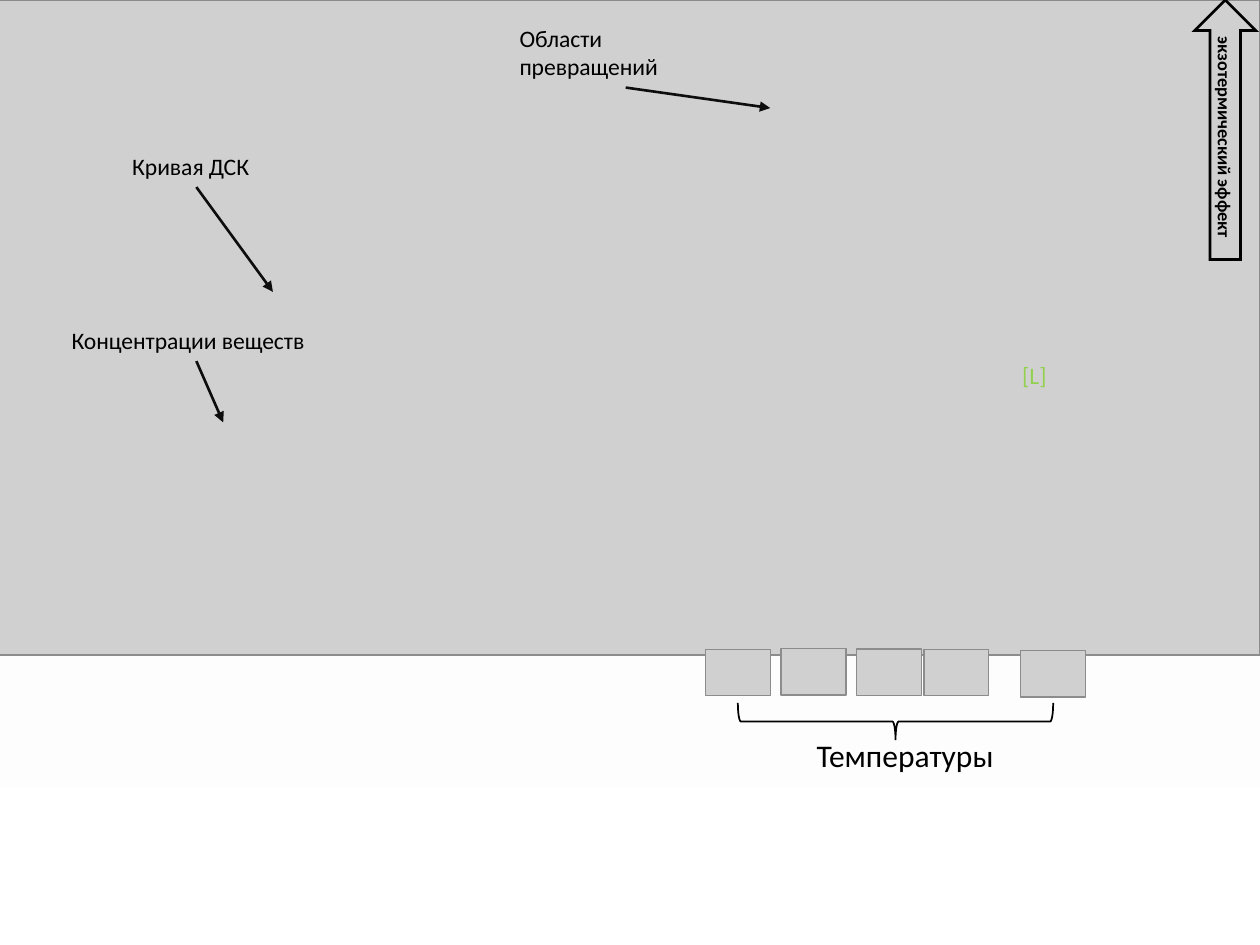
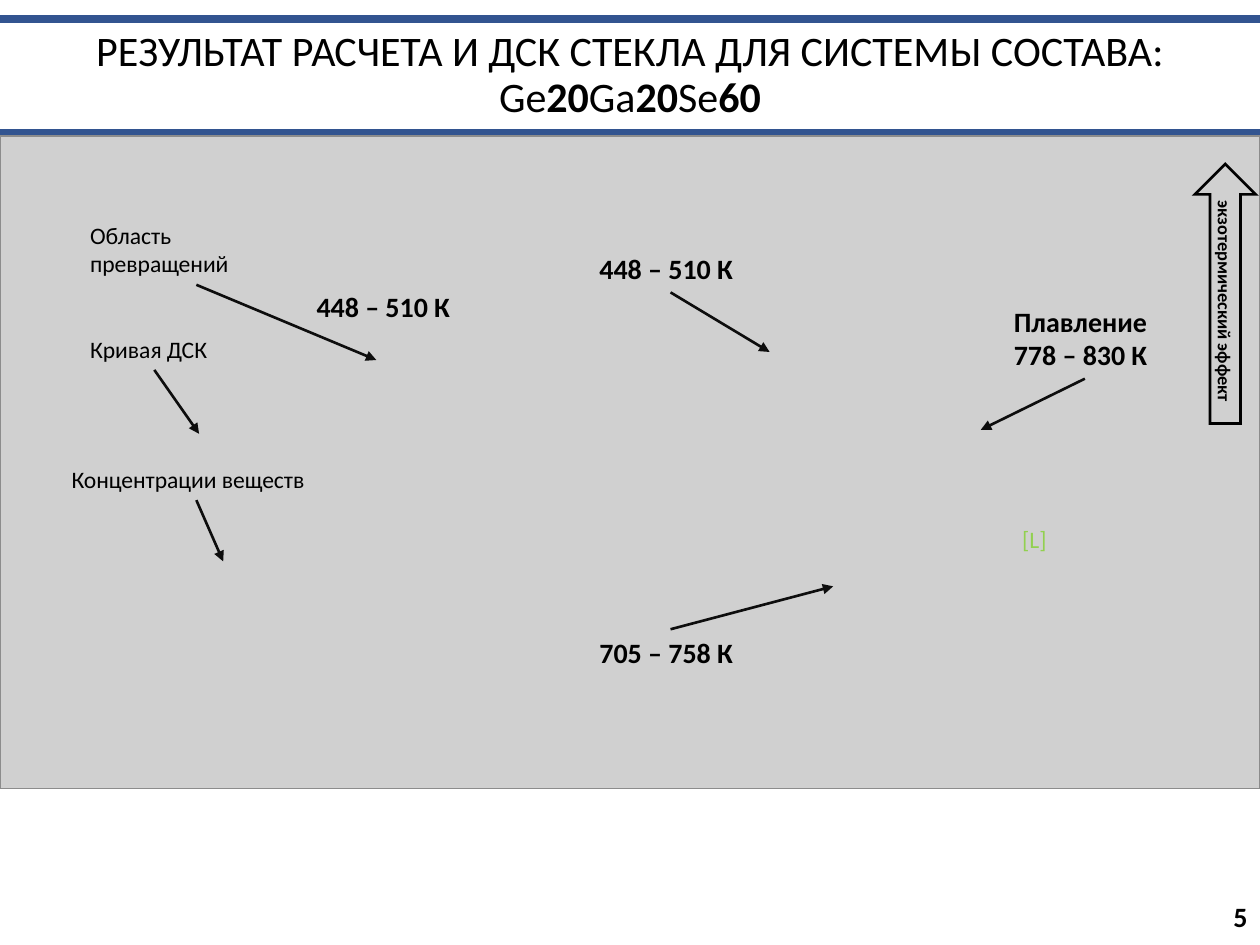
Before and after one commit to EnglishBeach/glass, a slide deck: slide 5 of Презентация.pptx (slide 4 before the commit). Drawn at 1260x945 pixels with LibreOffice and Linux fonts; fonts in the diff are those of the drawing; grey boxes stand for pictures. Boxes give left, top, right and bottom in pixels: in the first picture for what was removed or moved away, otherwise in the second. Text is boxed around its words. In the diff, an @@ line names an element or a change of style, - is before the commit and + after.

```diff
--- a/Презентация.pptx
+++ b/Презентация.pptx
@@ background gradient #FFFFFF to #FBFBFB to #D1D1D1 to #FFFFFF @@
@@ rectangle added at (0,19,1260,132), outline #325491 4.5 pt @@
@@ title added at (96,38,1164,113), 24 pt, text #000000 @@
+РЕЗУЛЬТАТ РАСЧЕТА И ДСК СТЕКЛА ДЛЯ СИСТЕМЫ СОСТАВА: Ge20Ga20Se60
@@ picture: place and size @@
-picture at (0,0,1260,655)
+picture at (0,136,1260,789)
@@ up arrow "экзотермический эффект": place and size @@
-up arrow "экзотермический эффект" at (1194,0,1255,260)
+up arrow "экзотермический эффект" at (1194,164,1255,423)
@@ text at (90,228,228,276): text changed @@
-Области превращений
+Область превращений
@@ text added at (599,259,733,279), 16 pt, text #000000, bold @@
+448 – 510 К
@@ arrow moved from (626, 88) - (770, 108) to (197, 285) - (377, 360) @@
@@ text added at (317,297,450,317), 16 pt, text #000000, bold @@
+448 – 510 К
@@ arrow added from (670, 292) to (770, 352), #0D0D0D 1.5 pt @@
@@ text "Кривая ДСК": place and size @@
-text "Кривая ДСК" at (132,159,249,179)
+text "Кривая ДСК" at (90,342,207,362)
@@ text added at (1014,314,1147,365), 16 pt, text #000000, bold @@
+Плавление
+778 – 830 К
@@ arrow moved from (197, 186) - (273, 292) to (155, 370) - (199, 433) @@
@@ arrow added from (1085, 379) to (980, 430), #0D0D0D 1.5 pt @@
@@ text "Концентрации веществ": place and size @@
-text "Концентрации веществ" at (72,334,304,353)
+text "Концентрации веществ" at (72,473,304,492)
@@ arrow moved from (197, 362) - (223, 422) to (197, 500) - (223, 562) @@
@@ text "[L]": place and size @@
-text "[L]" at (1022,367,1046,387)
+text "[L]" at (1022,531,1046,551)
@@ arrow added from (670, 629) to (833, 586), #0D0D0D 1.5 pt @@
@@ text added at (599,643,733,663), 16 pt, text #000000, bold @@
+705 – 758 К
@@ picture removed at (706,649,771,696) @@
@@ picture removed at (781,649,847,696) @@
@@ picture removed at (857,649,922,696) @@
@@ picture removed at (924,649,989,696) @@
@@ picture removed at (1021,651,1086,698) @@
@@ right brace removed at (738,702,1053,739) @@
@@ text removed at (817,746,994,772) @@
-Температуры
@@ page number added at (1233,909,1247,928), 16 pt, text #000000, bold @@
+5
```
Also in this commit, not shown: 6 other slides changed, 6 slides added, 5 slides removed, 10 other files.
